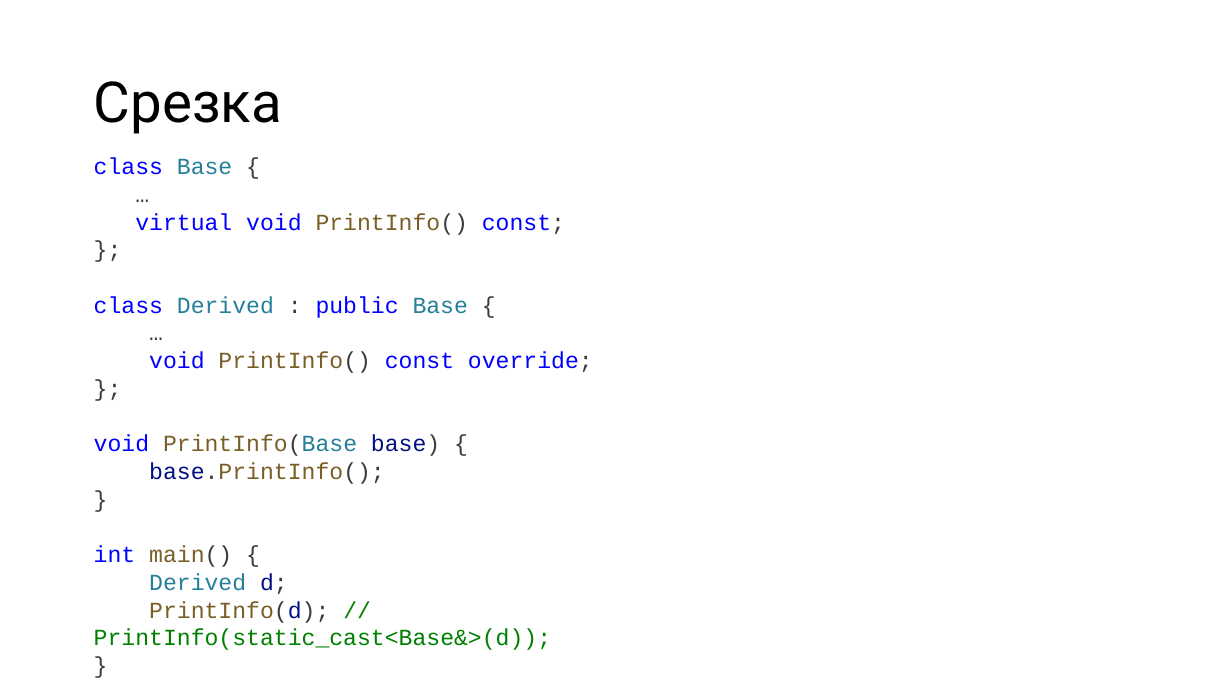
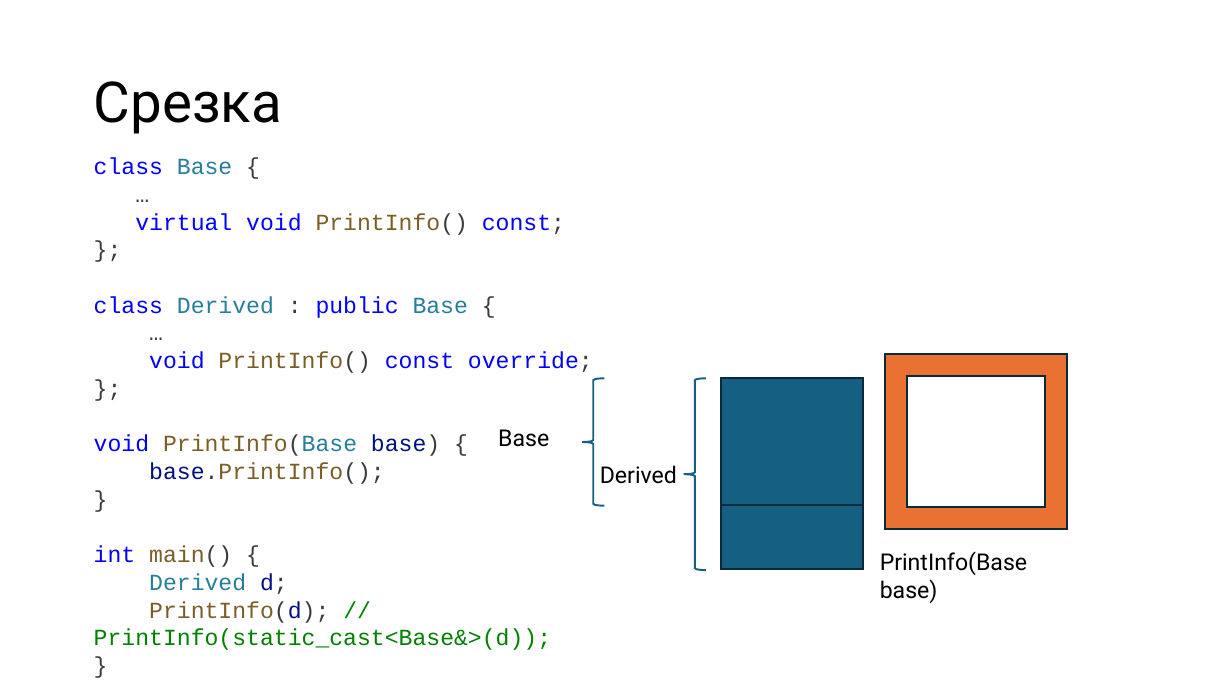
Before and after one commit to alexey-malov/oop, a slide deck: slide 22 of lectures/05/Обработка ошибок и исключительных ситуаций.pptx. Drawn at 1232x693 pixels with LibreOffice and Linux fonts; fonts in the diff are those of the drawing. Boxes give left, top, right and bottom in pixels: in the first picture for what was removed or moved away, otherwise in the second. Text is boxed around its words. In the diff, an @@ line names an element or a change of style, - is before the commit and + after.

```diff
--- a/lectures/05/Обработка ошибок и исключительных ситуаций.pptx
+++ b/lectures/05/Обработка ошибок и исключительных ситуаций.pptx
@@ frame added at (885,354,1067,529), fill #E97132, outline #092A39 1.5 pt @@
@@ left brace added at (582,378,604,506), outline #156082 1.5 pt @@
@@ left brace added at (684,378,706,570), outline #156082 1.5 pt @@
@@ rectangle added at (722,378,863,570), fill #156082, outline #092A39 1.5 pt @@
@@ rectangle added at (722,378,863,506), fill #156082, outline #092A39 1.5 pt @@
@@ rectangle added at (887,369,906,511), fill #E97132 @@
@@ text added at (498,429,549,447), 18 pt, text #000000 @@
+Base
@@ text added at (600,465,677,484), 18 pt, text #000000 @@
+Derived
@@ text added at (880,551,1027,603), 18 pt, text #000000 @@
+PrintInfo(Base base)
```
Also in this commit, not shown: 13 other slides changed, 1 other file.
